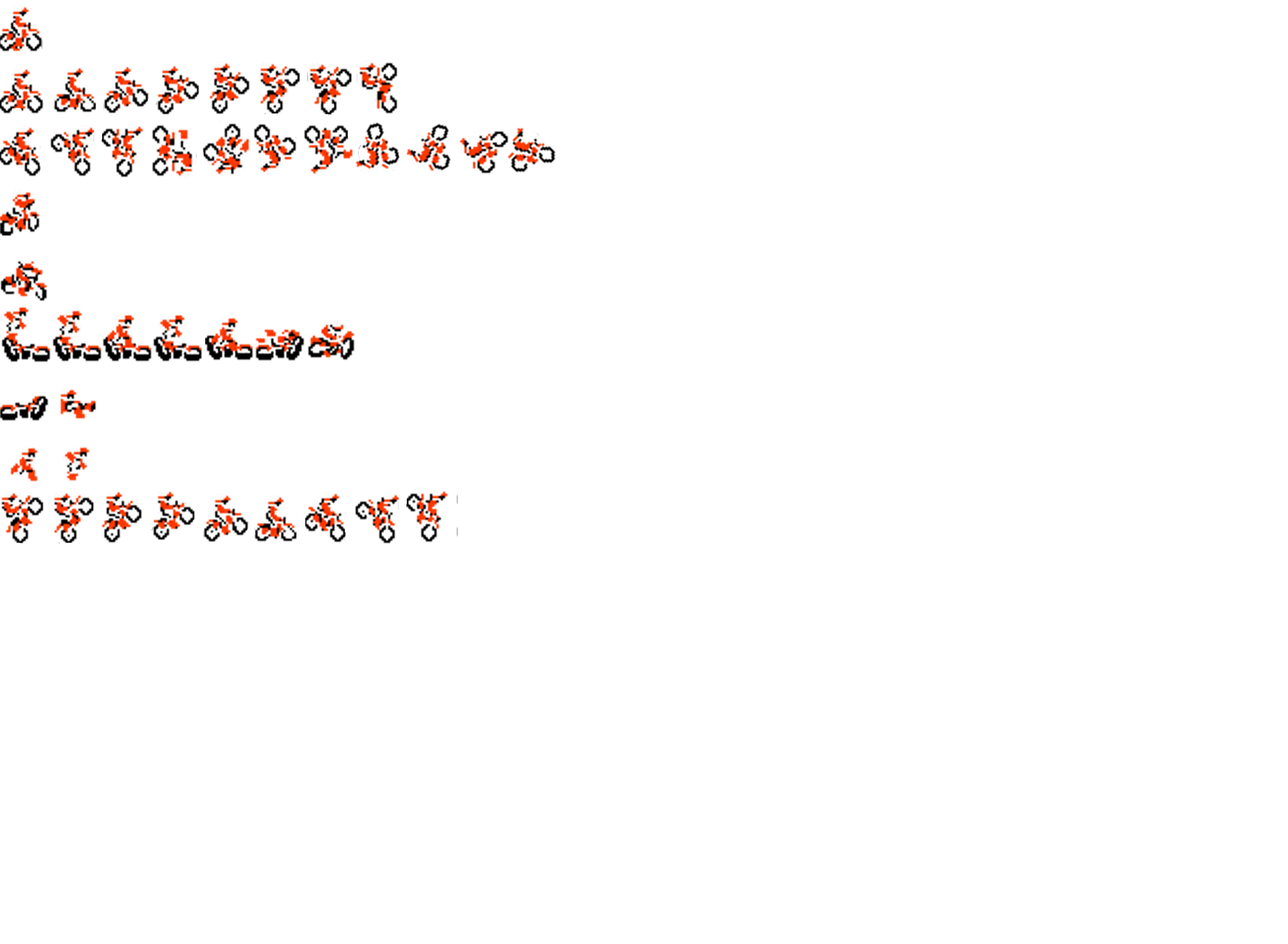
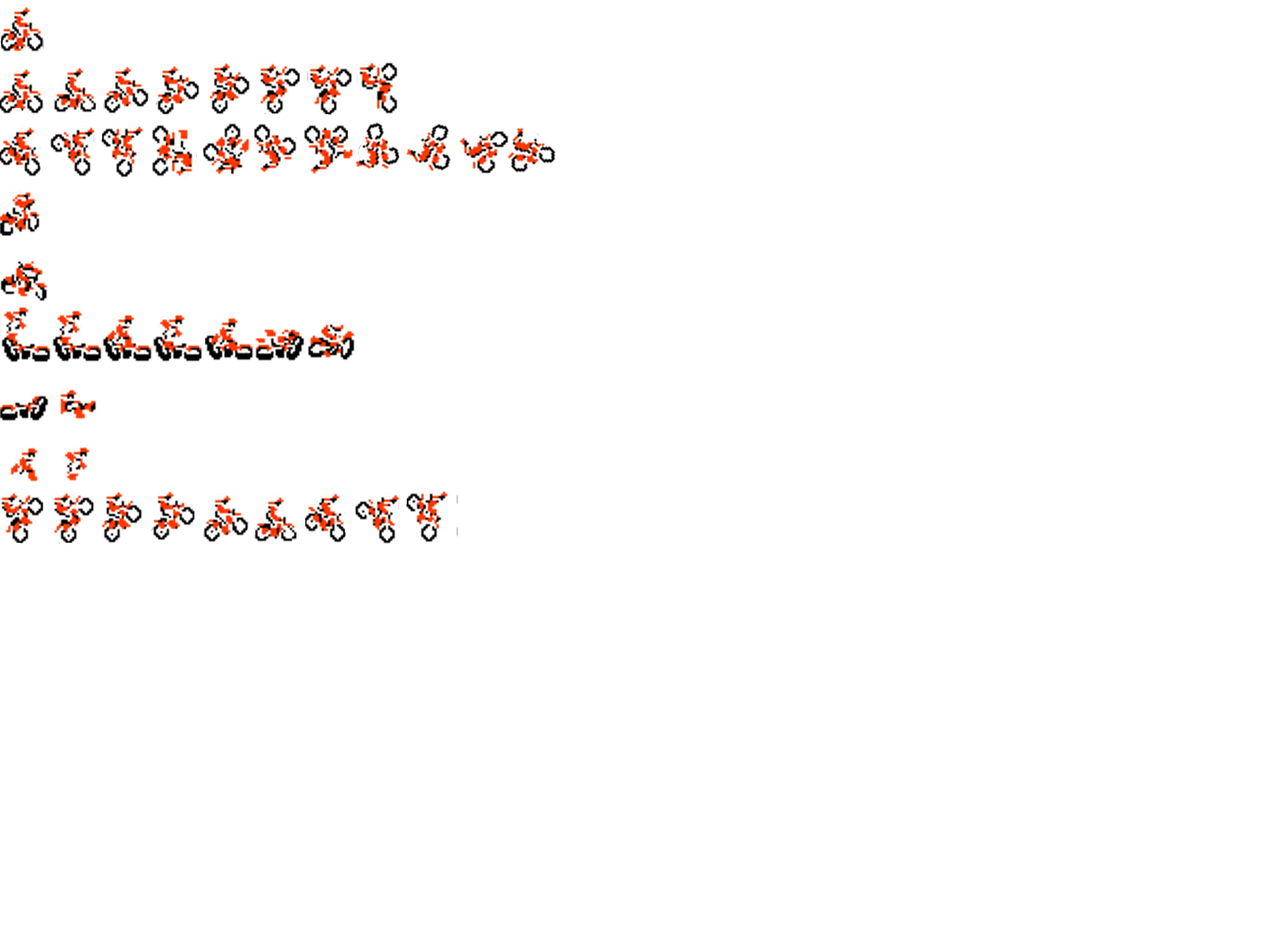
Comparing the layer stacks of the two 1288px x 944px images. Changes:
painted on "Calque 1" over [0, 4, 44, 53]
